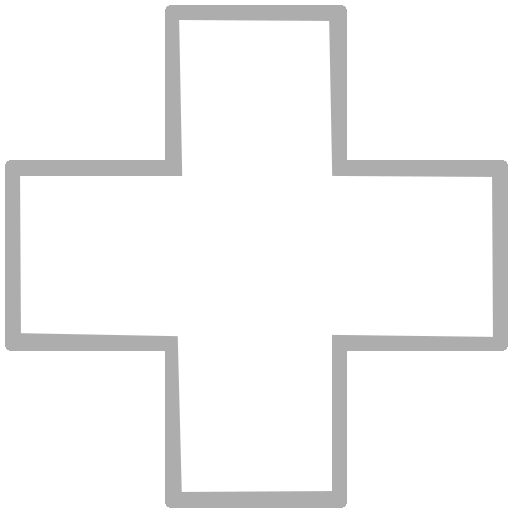
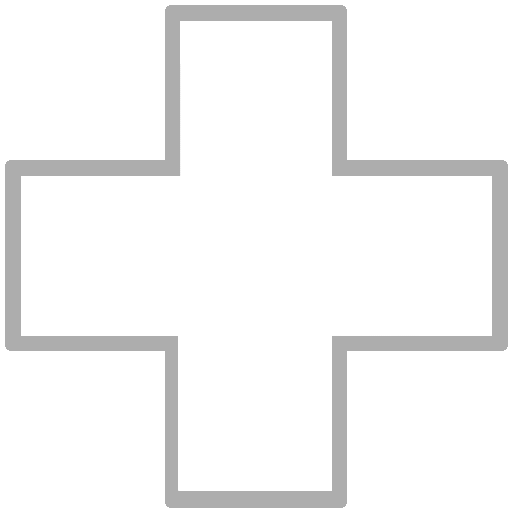
Before/after of a 512 × 512 layered artwork. What changed in the layer stack:
painted on "Layer #2" over left=20, top=20, right=493, bottom=492
